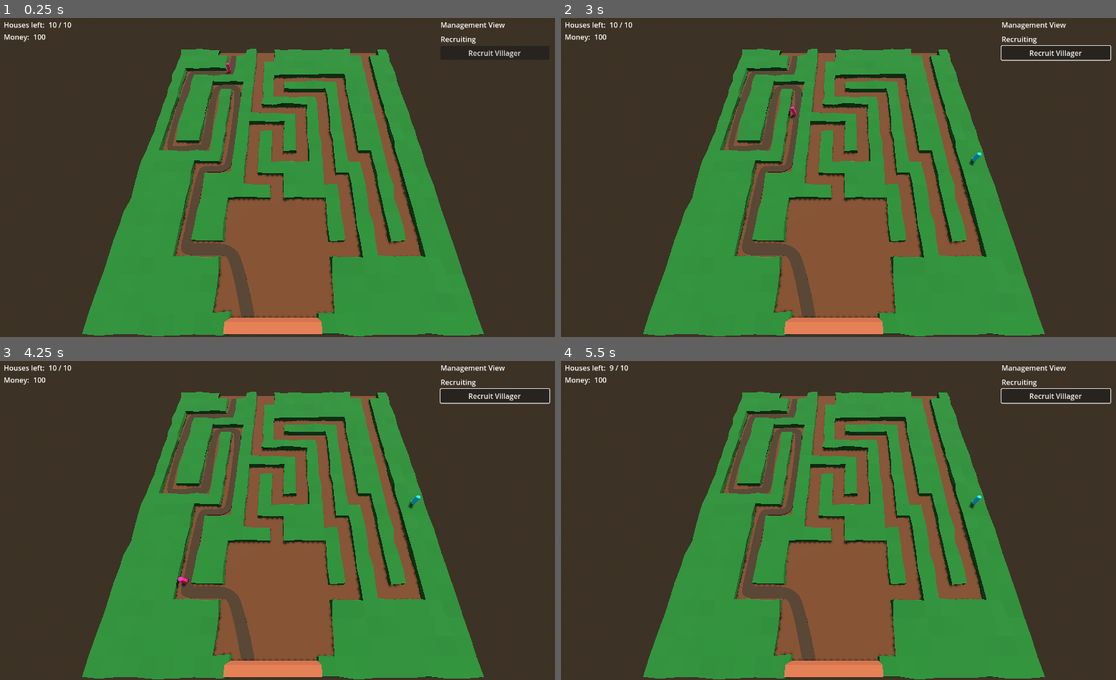
Above: before the commit, frames 1-4 (two rows, left to right).
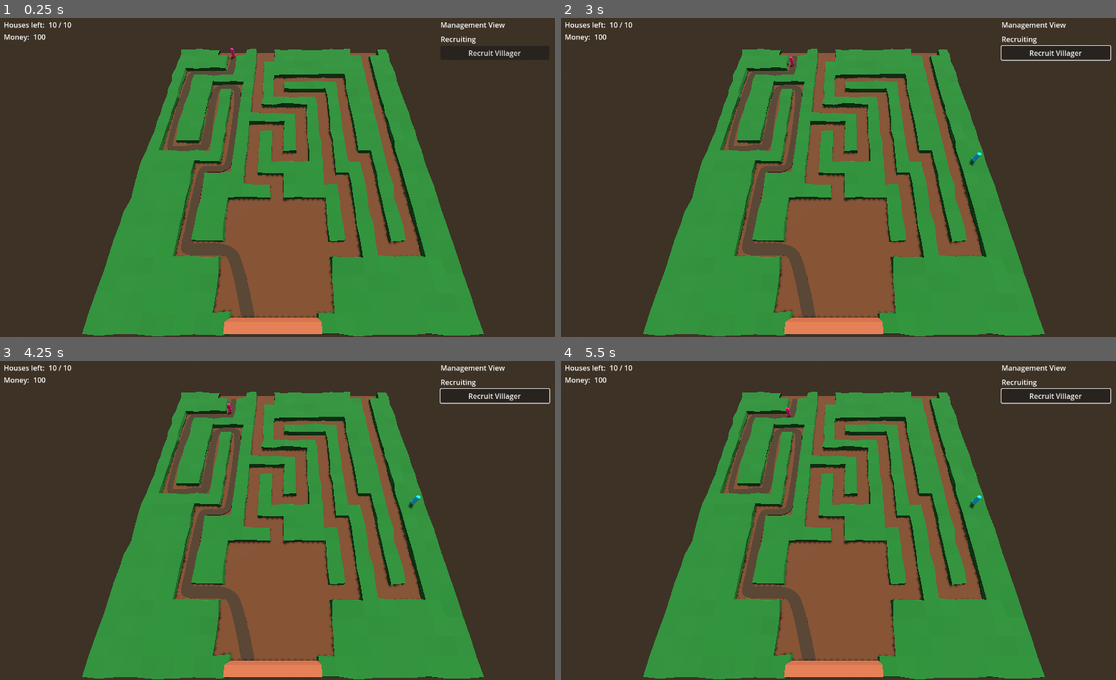
Above: after the commit, the same moments.

Repository: DrOtter3000/sentinel
Game: Godot game, scene res://level.tscn
The game is run twice, just before and just after one commit, with the same random seed, the same clock (stepped at 60 frames per second) and the same inputs.
Inputs (mouse positions are in pixels of both pictures, inside the frame that each line leads up to):
- Up to frame 1 (0.25 s): no input
- Up to frame 2 (3 s): click "Recruit Villager" at 0.5 s; click "Recruit Villager" at 1.25 s; click "Recruit Villager" at 2 s; move the mouse to (971, 161) at 2.77 s; click (971, 161) at 2.85 s
- Up to frame 3 (4.25 s): tap Enter at 3.5 s; move the mouse to (172, 536) at 3.52 s; right-click (172, 536) at 3.6 s
- Up to frame 4 (5.5 s): move the mouse to (905, 447) at 4.27 s; click (905, 447) at 4.35 s; move the mouse to (816, 584) at 5.02 s; right-click (816, 584) at 5.1 s

The runs differ from the first frame. In frame 1, less than 0.1% of the frame differs, in the area x 40-43%, y 9-18%; in frame 2, less than 0.1%; in frame 3, less than 0.1%, in the area x 31-42%, y 13-72%; in frame 4, less than 0.1%.

Commit message:
add attack timer to sentinel

Diff:
--- a/Enemies/zombie.tscn
+++ b/Enemies/zombie.tscn
@@ -13,7 +13,6 @@
 transform = Transform3D(0.999998, 0, 0, 0, 0.999993, 0, 0, 0, 0.999993, 0, 0, 0)
 loop = false
 script = ExtResource("1_5wy2a")
-basic_speed = 20.0
 
 [node name="MeshInstance3D" type="MeshInstance3D" parent="."]
 transform = Transform3D(1, 6.86668e-11, 0, -2.5193e-10, 1, 1.09139e-11, -7.45058e-09, 1.09139e-11, 1, -0.0007658, 0.762525, 0.000116348)
--- a/sentinel.gd
+++ b/sentinel.gd
@@ -1 +1,16 @@
 extends Node3D
+
+@onready var timer: Timer = $Timer
+
+@export var fire_rate := 6.0
+
+
+func _ready() -> void:
+	timer.wait_time = 60 / fire_rate
+	print(timer.wait_time)
+	timer.start()
+
+
+func _on_timer_timeout() -> void:
+	print(str(name) + str(" firing"))
+	timer.start()
--- a/sentinel.tscn
+++ b/sentinel.tscn
@@ -14,6 +14,7 @@
 
 [node name="Sentinel" type="Node3D"]
 script = ExtResource("1_t4o3x")
+fire_rate = 60.0
 
 [node name="MeshInstance3D" type="MeshInstance3D" parent="."]
 transform = Transform3D(1, 0, 0, 0, 1, 0, 0, 0, 1, 0, 1, 0)
@@ -24,3 +25,8 @@
 [node name="CollisionShape3D" type="CollisionShape3D" parent="StaticBody3D"]
 transform = Transform3D(1, 0, 0, 0, 1, 0, 0, 0, 1, 0, 1, 0)
 shape = SubResource("BoxShape3D_cw11s")
+
+[node name="Timer" type="Timer" parent="."]
+one_shot = true
+
+[connection signal="timeout" from="Timer" to="." method="_on_timer_timeout"]
